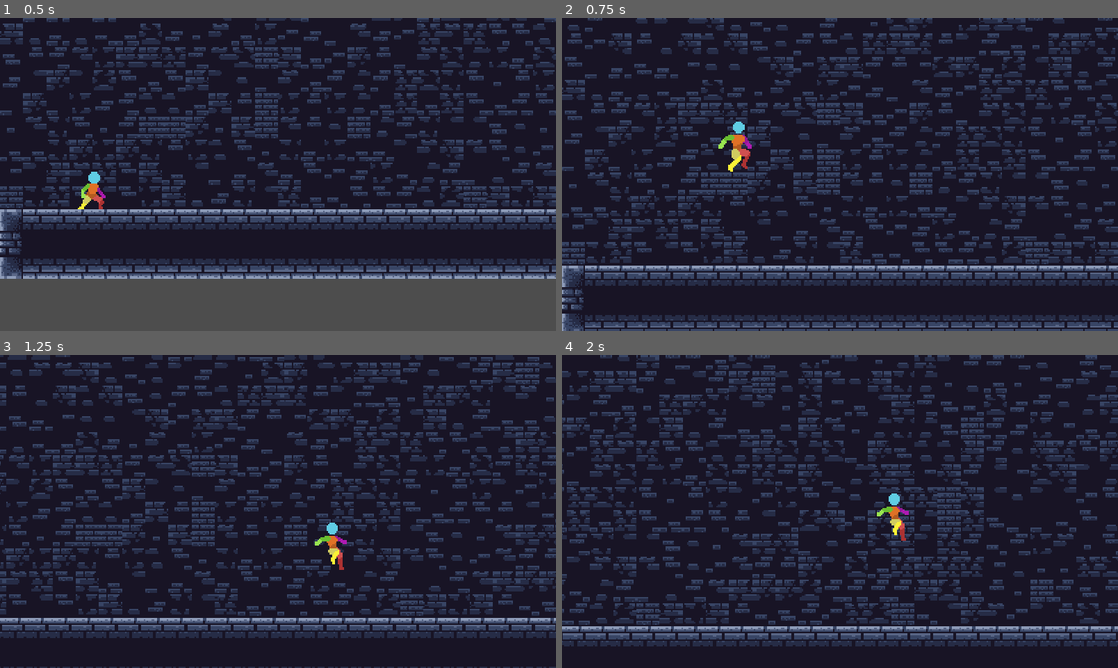
Above: before the commit, frames 1-4 (two rows, left to right).
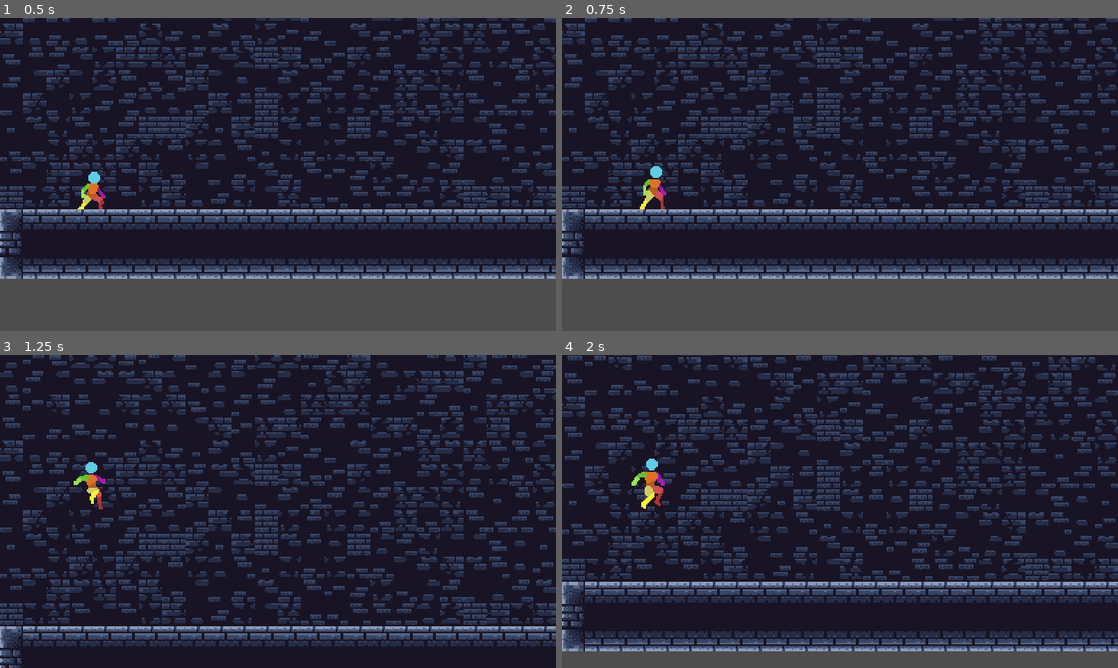
Above: after the commit, the same moments.

Repository: bouncetechnologies/game-off-2023
Game: Godot game, scene res://main.tscn
Two runs of this game, one before a commit and one after it. Both use one fixed random seed, a clock stepped at 60 frames per second and the inputs below.
Inputs:
- Up to frame 1 (0.5 s): no input
- Up to frame 2 (0.75 s): tap Enter (ui_accept) at 0.5, 0.6 s; hold Right (ui_right) from 0.53 s (still down)
- Up to frame 3 (1.25 s): keep holding Right (ui_right); tap Space (jump, bound only after the commit) at 0.77, 0.8, 1.07 s
- Up to frame 4 (2 s): keep holding Right (ui_right); tap Space (jump, bound only after the commit) at 1.35, 1.52, 1.82 s; tap Enter (ui_accept) at 1.55 s

Frame 1 is identical in both runs. In frame 2, 55% of the frame differs, in the area x 0-100%, y 0-100%; in frame 3, 45%; in frame 4, 54%.

Commit message:
Update keybinds

Diff:
--- a/player.gd
+++ b/player.gd
@@ -42,7 +42,7 @@
 
 	# Get the input direction and handle the movement/deceleration.
 	# As good practice, you should replace UI actions with custom gameplay actions.
-	var direction = Input.get_axis("ui_left", "ui_right")
+	var direction = Input.get_axis("move_left", "move_right")
 
 	# Handle facing sprite
 	if direction == -1:
@@ -57,7 +57,7 @@
 		velocity.x = move_toward(velocity.x, 0, SPEED)
 
 	# Handle jump ascend
-	if Input.is_action_just_pressed("ui_accept") and is_on_floor():
+	if Input.is_action_just_pressed("jump") and is_on_floor():
 		velocity.y = JUMP_VELOCITY * scale.y
 		animated_sprite.play("jump_ascending")
 		is_jumping = true
--- a/project.godot
+++ b/project.godot
@@ -40,12 +40,28 @@
 }
 scale_up={
 "deadzone": 0.5,
-"events": [Object(InputEventKey,"resource_local_to_scene":fa …(140 unchanged characters)… d":false,"keycode":0,"physical_keycode":67,"key_label":0,"unicode":99,"echo":false,"script":null)
+"events": [Object(InputEventKey,"resource_local_to_scene":fa …(140 unchanged characters)… d":false,"keycode":0,"physical_keycode":4194320,"key_label":0,"unicode":0,"echo":false,"script":null)
 ]
 }
 scale_down={
 "deadzone": 0.5,
-"events": [Object(InputEventKey,"resource_local_to_scene":fa …(140 unchanged characters)… d":false,"keycode":0,"physical_keycode":86,"key_label":0,"unicode":118,"echo":false,"script":null)
+"events": [Object(InputEventKey,"resource_local_to_scene":fa …(140 unchanged characters)… d":false,"keycode":0,"physical_keycode":4194322,"key_label":0,"unicode":0,"echo":false,"script":null)
+]
+}
+move_left={
+"deadzone": 0.5,
+"events": [Object(InputEventKey,"resource_local_to_scene":false,"resource_name":"","device":-1,"window_id":0,"alt_pressed":false,"shift_pressed":false,"ctrl_pressed":false,"meta_pressed":false,"pressed":false,"keycode":0,"physical_keycode":65,"key_label":0,"unicode":97,"echo":false,"script":null)
+]
+}
+move_right={
+"deadzone": 0.5,
+"events": [Object(InputEventKey,"resource_local_to_scene":false,"resource_name":"","device":-1,"window_id":0,"alt_pressed":false,"shift_pressed":false,"ctrl_pressed":false,"meta_pressed":false,"pressed":false,"keycode":0,"physical_keycode":68,"key_label":0,"unicode":100,"echo":false,"script":null)
+]
+}
+jump={
+"deadzone": 0.5,
+"events": [Object(InputEventKey,"resource_local_to_scene":false,"resource_name":"","device":-1,"window_id":0,"alt_pressed":false,"shift_pressed":false,"ctrl_pressed":false,"meta_pressed":false,"pressed":false,"keycode":0,"physical_keycode":32,"key_label":0,"unicode":32,"echo":false,"script":null)
+, Object(InputEventKey,"resource_local_to_scene":false,"resource_name":"","device":-1,"window_id":0,"alt_pressed":false,"shift_pressed":false,"ctrl_pressed":false,"meta_pressed":false,"pressed":false,"keycode":0,"physical_keycode":87,"key_label":0,"unicode":119,"echo":false,"script":null)
 ]
 }
 
